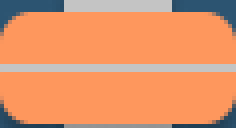
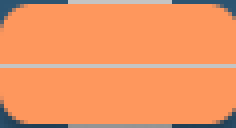
Comparing the layer stacks of the two 236x128 images. Changes:
added layer "Layer 2" above "Layer 1" over [left=0, top=0, right=236, bottom=128]
